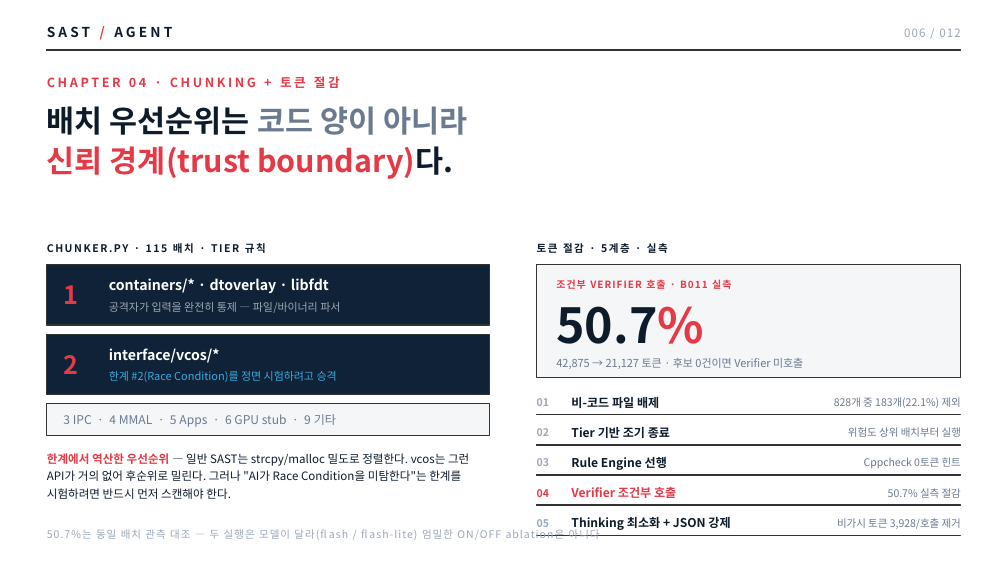
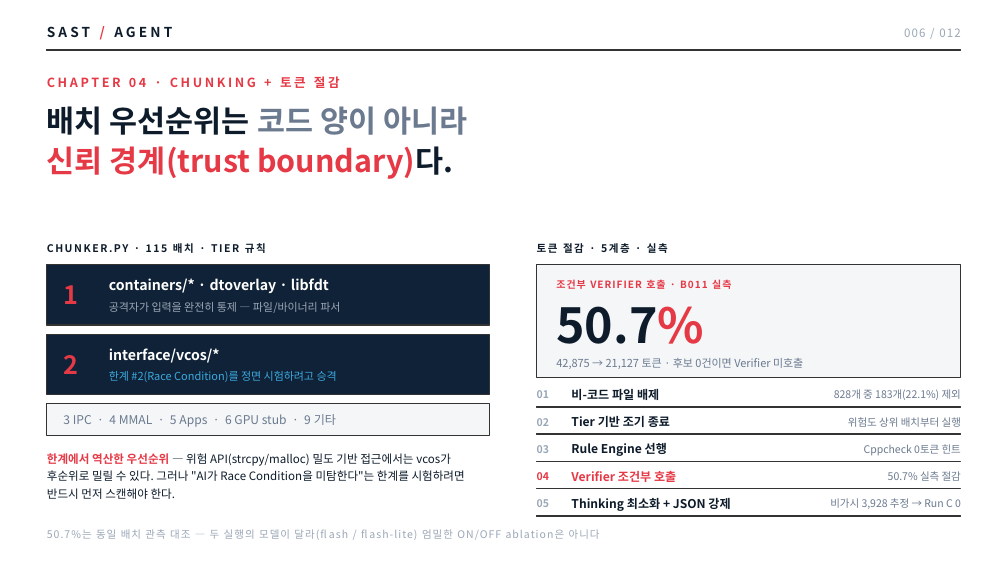
Before and after one commit to secu-zin/SAST_Agent, a slide deck: slide 6 of SAST_Agent_발표.pptx. Drawn at 1008x567 pixels with LibreOffice and Linux fonts; fonts in the diff are those of the drawing. Boxes give left, top, right and bottom in pixels: in the first picture for what was removed or moved away, otherwise in the second. Text is boxed around its words. In the diff, an @@ line names an element or a change of style, - is before the commit and + after.

Commit message:
Align section 16 with the actual 12-slide deck

```diff
--- a/SAST_Agent_발표.pptx
+++ b/SAST_Agent_발표.pptx
@@ 3 texts, 1 rectangle moved together from (x1=537, y1=397, x2=961, y2=415) to (x1=537, y1=389, x2=961, y2=408) @@
@@ 3 texts, 1 rectangle moved together from (x1=537, y1=427, x2=961, y2=445) to (x1=537, y1=416, x2=961, y2=435) @@
@@ text at (x1=47, y1=453, x2=465, y2=499): text changed @@
-한계에서 역산한 우선순위 — 일반 SAST는 strcpy/malloc 밀도로 정렬한다. vcos는 그런 API가 거의 없어 후순위로 밀린다. 그러나 "AI가 Race Condition을 미탐한다"는 한계를 시험하려면 반드시 먼저 스캔해야 한다.
+한계에서 역산한 우선순위 — 위험 API(strcpy/malloc) 밀도 기반 접근에서는 vcos가 후순위로 밀릴 수 있다. 그러나 "AI가 Race Condition을 미탐한다"는 한계를 시험하려면 반드시 먼저 스캔해야 한다.
@@ 6 texts, 2 rectangles moved together from (x1=537, y1=457, x2=961, y2=506) to (x1=537, y1=443, x2=961, y2=489) @@
@@ text at (x1=830, y1=498, x2=961, y2=509): text changed @@
-비가시 토큰 3,928/호출 제거
+비가시 3,928 추정 → Run C 0
@@ text at (x1=47, y1=529, x2=600, y2=540): text changed @@
-50.7%는 동일 배치 관측 대조 — 두 실행은 모델이 달라(flash / flash-lite) 엄밀한 ON/OFF ablation은 아니다
+50.7%는 동일 배치 관측 대조 — 두 실행의 모델이 달라(flash / flash-lite) 엄밀한 ON/OFF ablation은 아니다
@@ 2 texts, 1 rectangle moved together from (x1=537, y1=517, x2=961, y2=536) to (x1=537, y1=498, x2=961, y2=516) @@
```
Also in this commit, not shown: 1 other slide changed, 1 other file.
